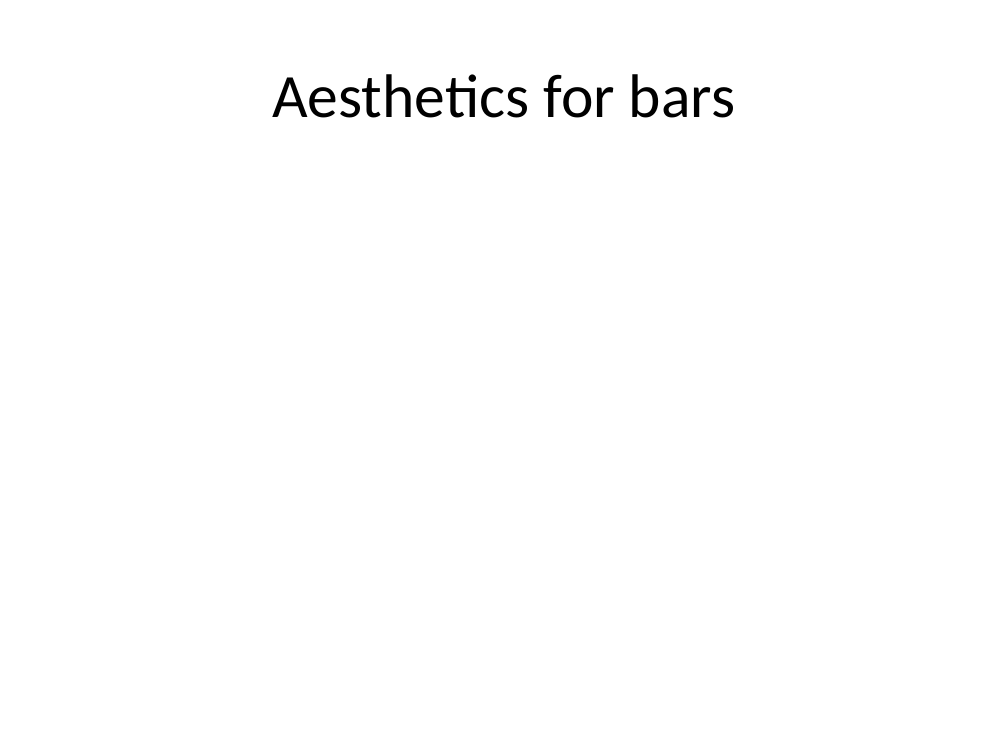
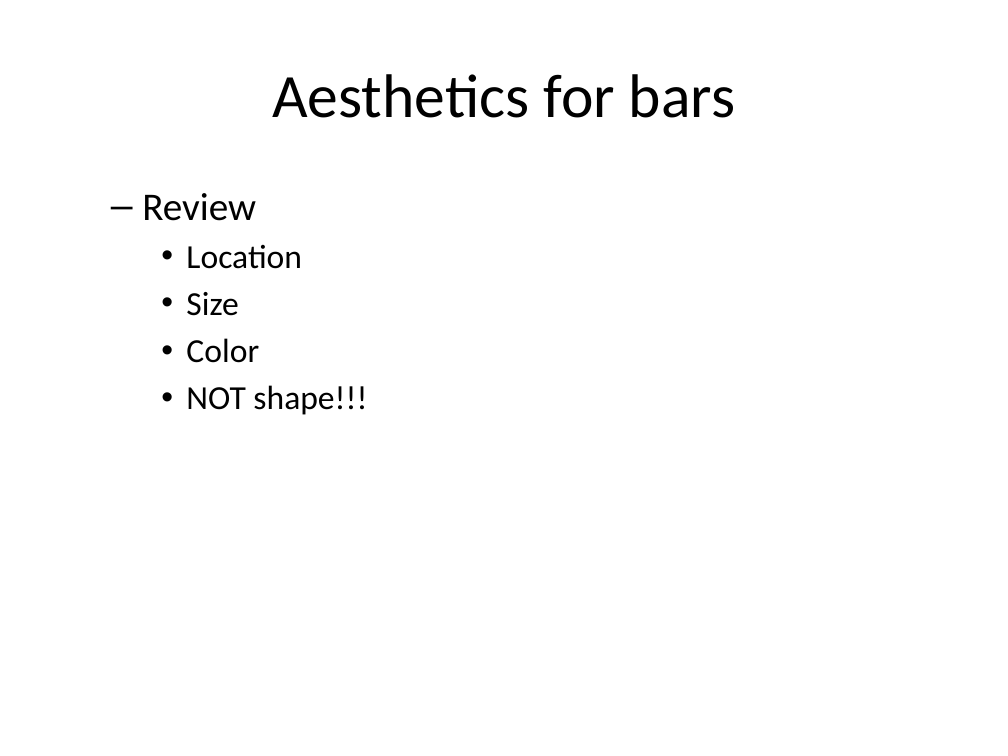
Before and after one commit to pmean/data-visualization, a slide deck: slide 25 of src/data-visualization-02-bars.pptx (slide 21 before the commit). Drawn at 1008x756 pixels with LibreOffice and Linux fonts; fonts in the diff are those of the drawing. Boxes give left, top, right and bottom in pixels: in the first picture for what was removed or moved away, otherwise in the second. Text is boxed around its words. In the diff, an @@ line names an element or a change of style, - is before the commit and + after.

```diff
--- a/src/data-visualization-02-bars.pptx
+++ b/src/data-visualization-02-bars.pptx
@@ text added at (142,193,367,415), 24 pt, text #000000 @@
+  – Review
+    • Location
+    • Size
+    • Color
+    • NOT shape!!!
```
Also in this commit, not shown: 2 other slides changed, 7 slides added, 1 slide removed, 3 other files.
